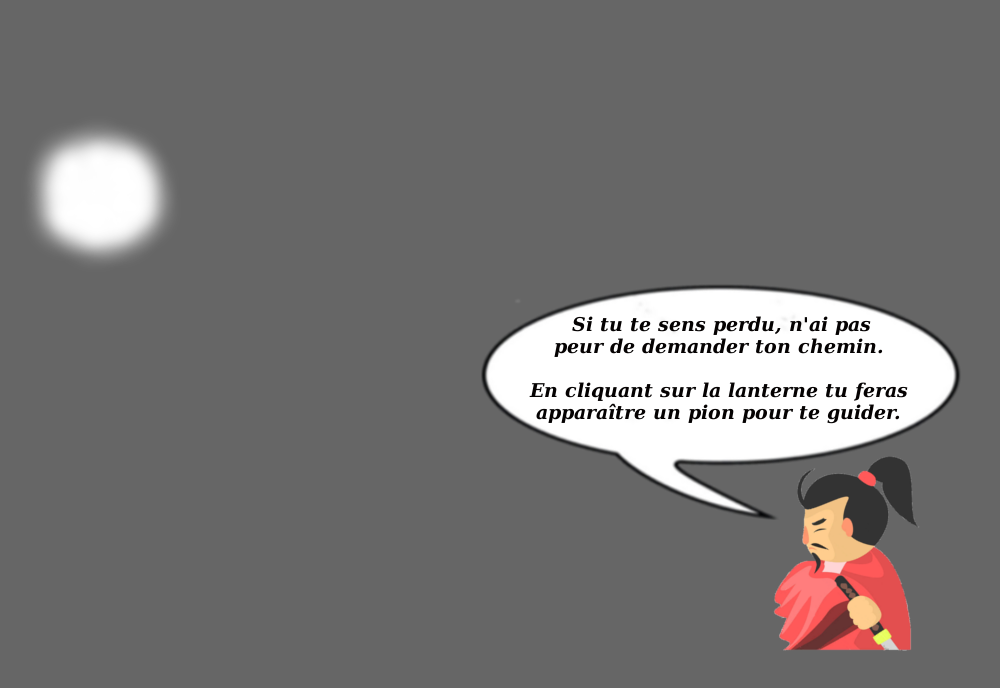
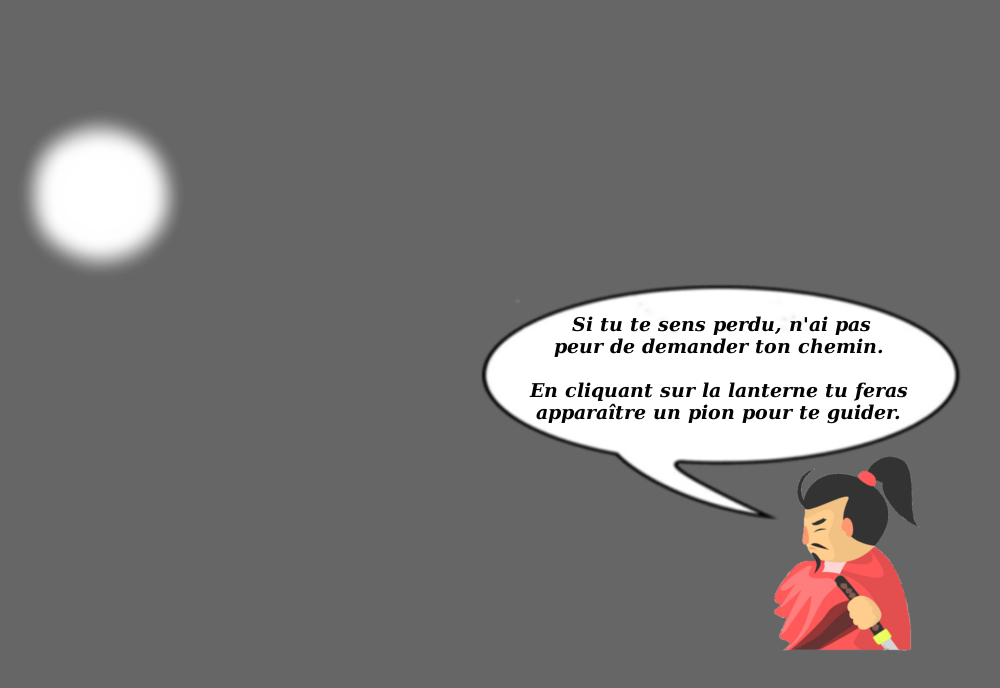
Layer changes from the first 1000 × 688 image to the second:
painted on "Calque #1" over [18, 111, 184, 277]
